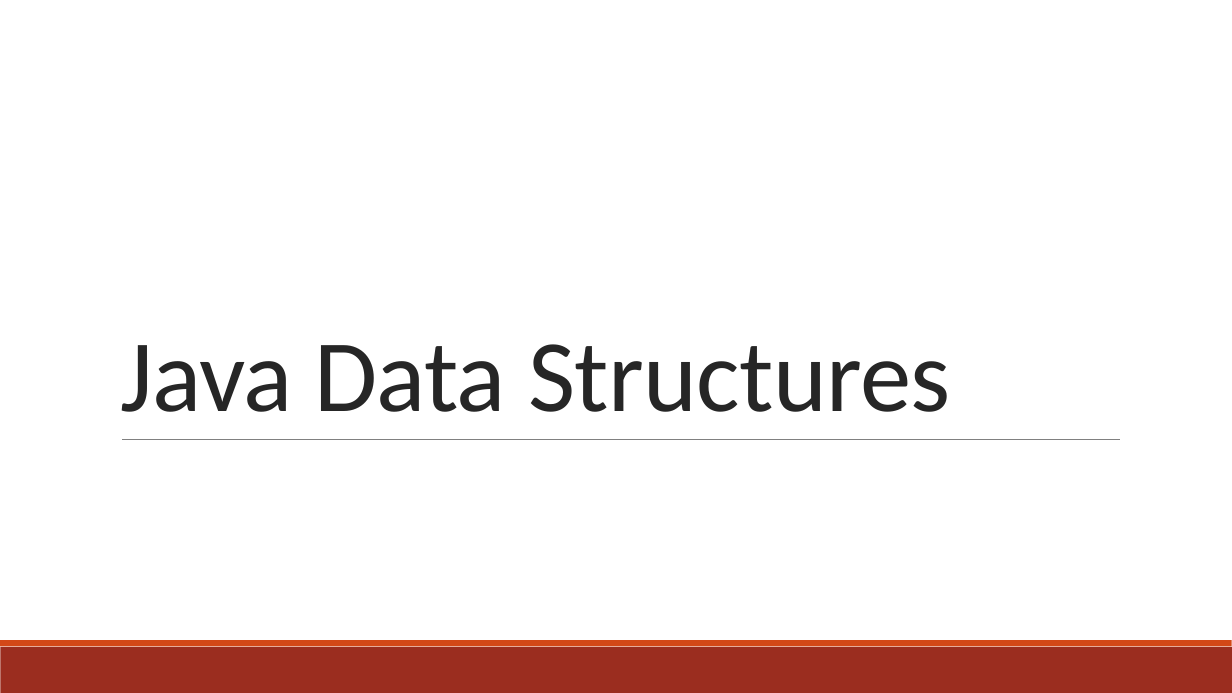
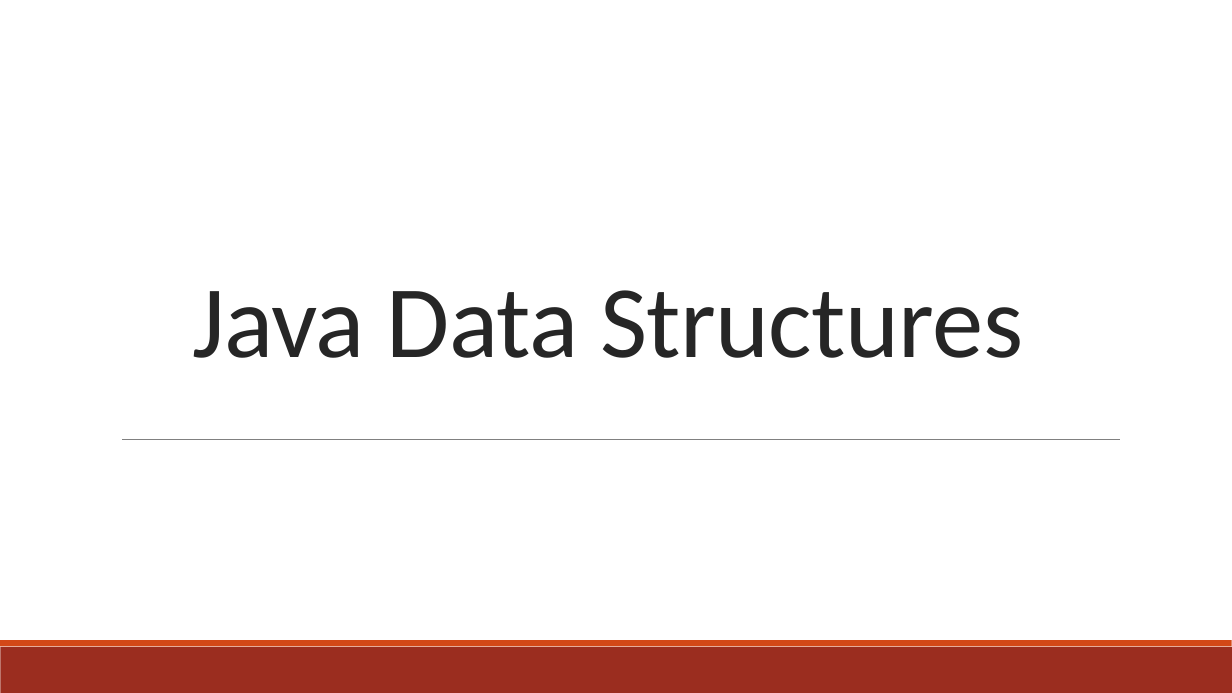
Before and after one commit to Ramin2005/Java-Advanced-Programming, a slide deck: slide 1 of Data Structures/Data Structures.PPTX. Drawn at 1232x693 pixels with LibreOffice and Linux fonts; fonts in the diff are those of the drawing. Boxes give left, top, right and bottom in pixels: in the first picture for what was removed or moved away, otherwise in the second. Text is boxed around its words. In the diff, an @@ line names an element or a change of style, - is before the commit and + after.

```diff
--- a/Data Structures/Data Structures.PPTX
+++ b/Data Structures/Data Structures.PPTX
@@ title "Java Data Structures" at (x1=192, y1=290, x2=1023, y2=358): alignment left to centre @@
```
Also in this commit, not shown: 2 slides added, 1 slide removed, 1 other file.
